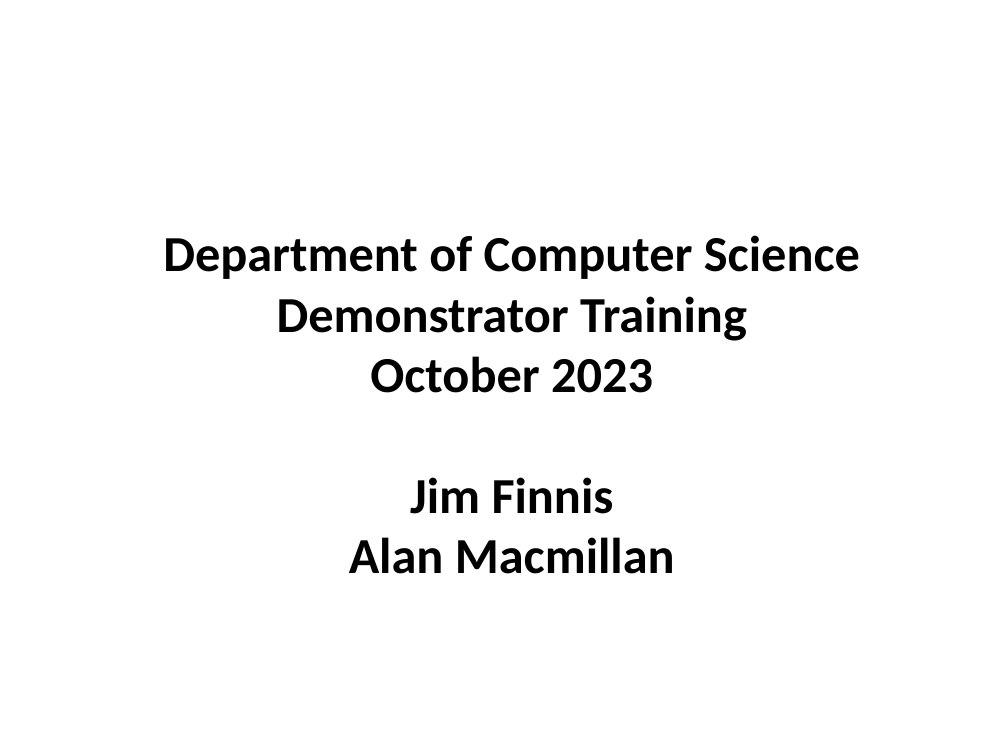
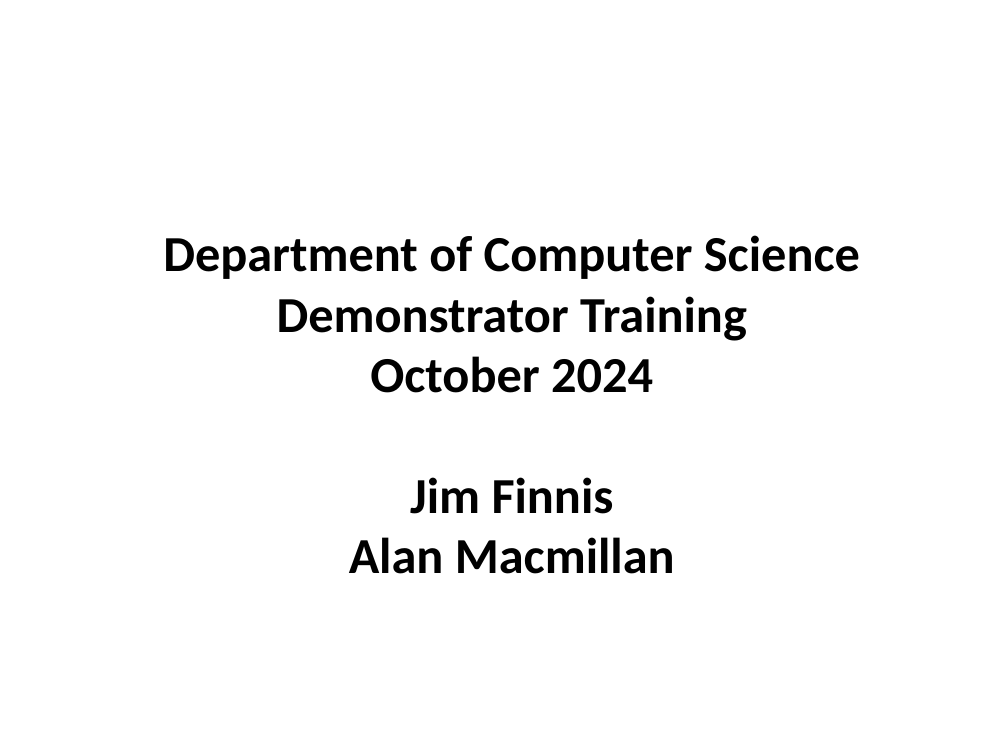
Before and after one commit to jimfinnis/jcf12, a slide deck: slide 1 of static/downloads/dem.pptx. Drawn at 1008x756 pixels with LibreOffice and Linux fonts; fonts in the diff are those of the drawing; background and template pictures are left out. Boxes give left, top, right and bottom in pixels: in the first picture for what was removed or moved away, otherwise in the second. Text is boxed around its words. In the diff, an @@ line names an element or a change of style, - is before the commit and + after.

```diff
--- a/static/downloads/dem.pptx
+++ b/static/downloads/dem.pptx
@@ text at (x1=370, y1=356, x2=653, y2=393): text changed @@
-October 2023
+October 2024
```
Also in this commit, not shown: 9 other slides changed, 20 slides added, 8 slides removed, 4 other files.
